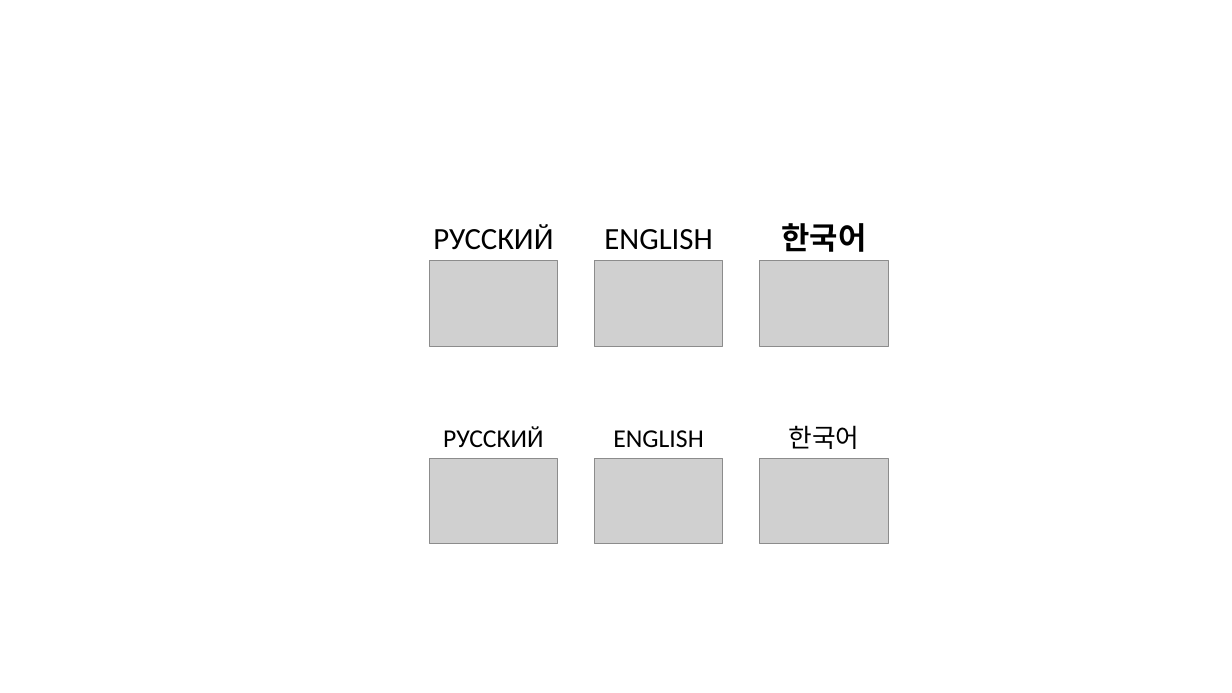
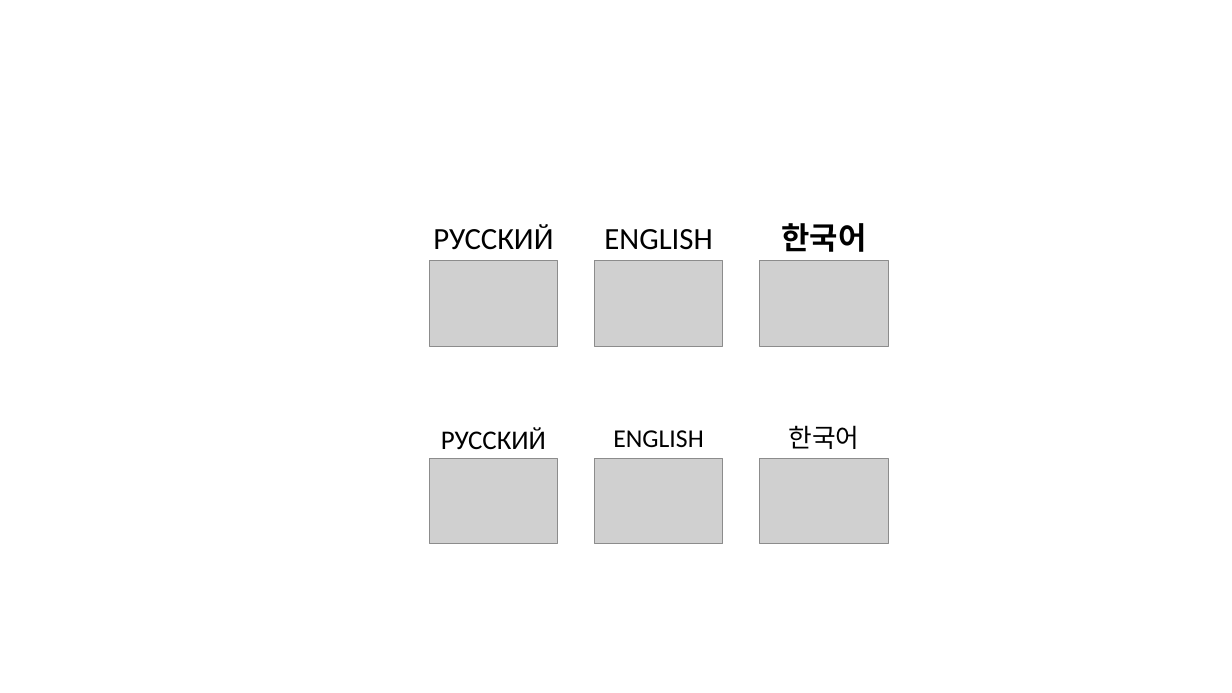
Before and after one commit to voicesinkorea/voicesinkorea.github.io, a slide deck: slide 1 of assets/flags.pptx. Drawn at 1232x693 pixels with LibreOffice and Linux fonts; fonts in the diff are those of the drawing; grey boxes stand for pictures. Boxes give left, top, right and bottom in pixels: in the first picture for what was removed or moved away, otherwise in the second. Text is boxed around its words. In the diff, an @@ line names an element or a change of style, - is before the commit and + after.

```diff
--- a/assets/flags.pptx
+++ b/assets/flags.pptx
@@ text "РУССКИЙ" at (441,427,546,450): size 20 to 21 pt @@
```
Also in this commit, not shown: 2 other files.
